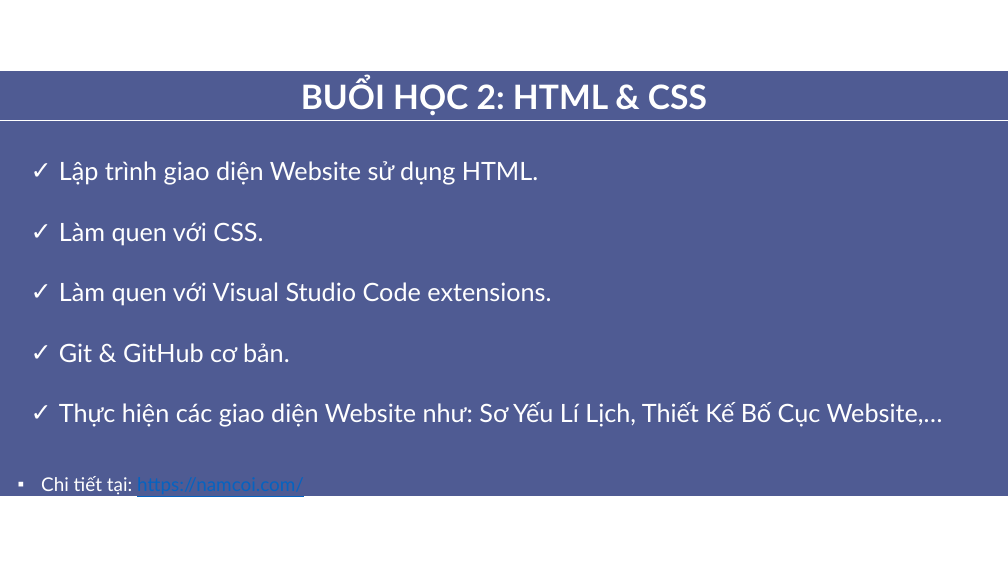
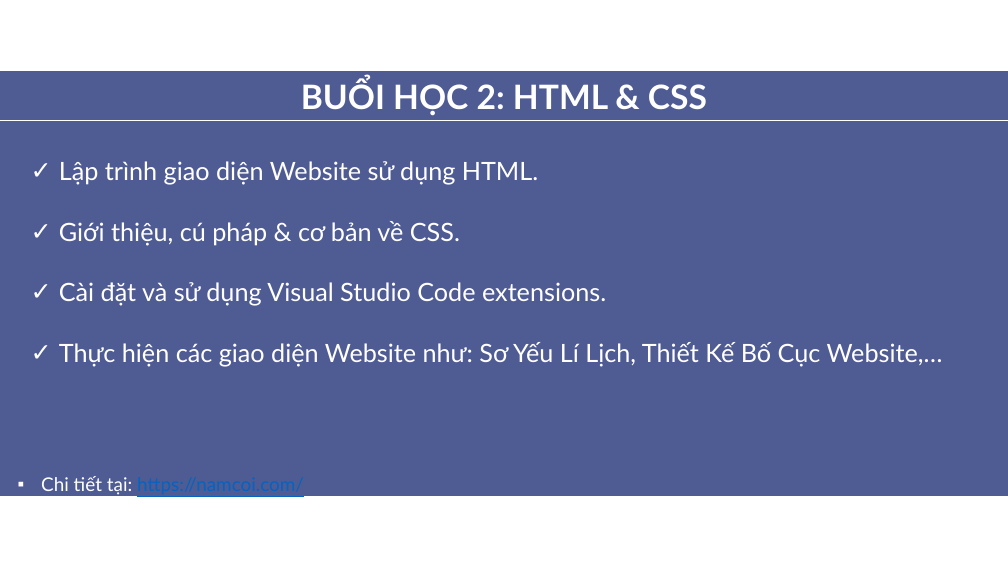
Before and after one commit to aptech-php/aptech-php-course, a slide deck: slide 4 of HTML-CSS-JS/nhap-mon-lap-trinh-web.pptx. Drawn at 1008x567 pixels with LibreOffice and Linux fonts; fonts in the diff are those of the drawing. Boxes give left, top, right and bottom in pixels: in the first picture for what was removed or moved away, otherwise in the second. Text is boxed around its words. In the diff, an @@ line names an element or a change of style, - is before the commit and + after.

```diff
--- a/HTML-CSS-JS/nhap-mon-lap-trinh-web.pptx
+++ b/HTML-CSS-JS/nhap-mon-lap-trinh-web.pptx
@@ text at (59, 221, 606, 306): text changed @@
-✓ Làm quen với CSS.
-✓ Làm quen với Visual Studio Code extensions.
-✓ Git & GitHub cơ bản.
+✓ Giới thiệu, cú pháp & cơ bản về CSS.
+✓ Cài đặt và sử dụng Visual Studio Code extensions.
```
Also in this commit, not shown: 1 other slide changed, 7 other files.
